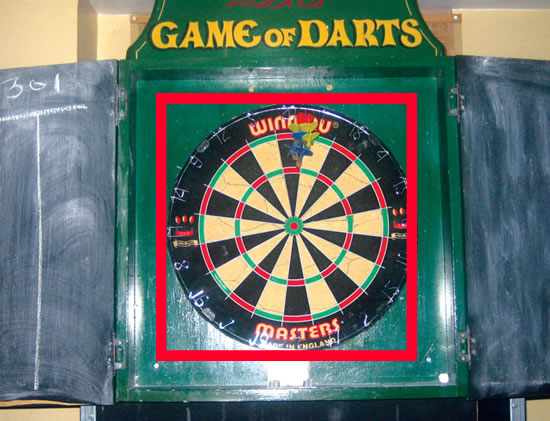
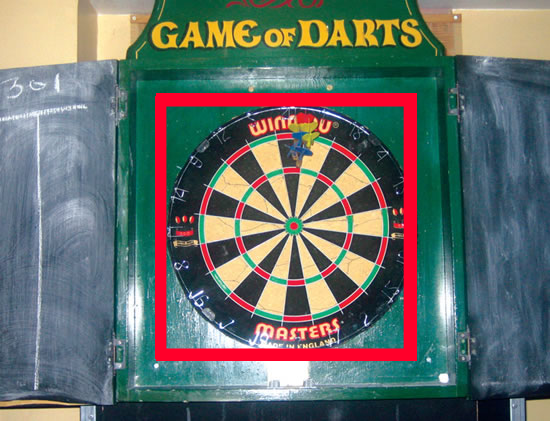
Before/after of a 550 x 421 layered artwork. What changed in the layer stack:
added layer "Shape 2" above "Shape 1" over [155, 96, 407, 359]
